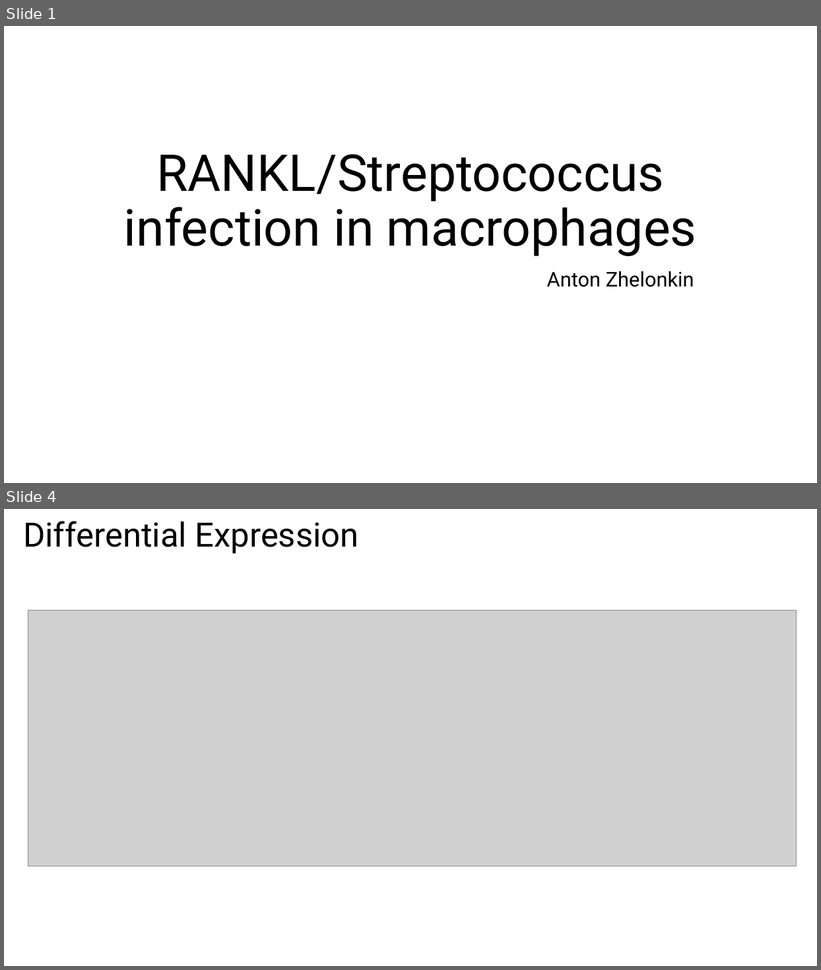
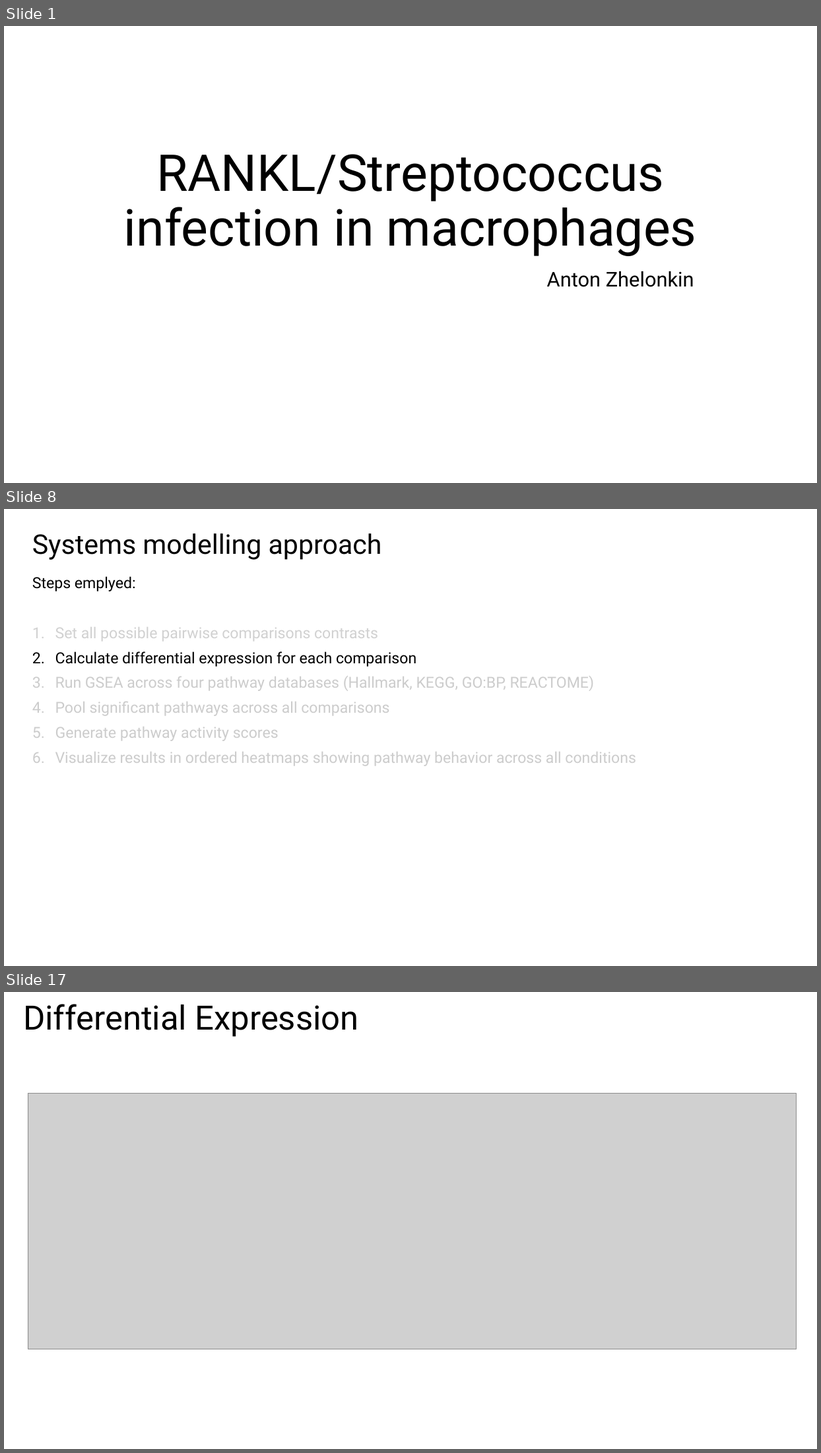
Before and after one commit to MogilenkoLabVUMC/Clara_RANKL_STAR_macrophage_infection, a slide deck: 3_Results/Clara_RANKL.pptx. Shown one above the other, each under a label of ours: slides 1 and 4 before the commit, slides 1, 8 and 17 after it; the slides between them are not shown. The pictures are 821x970 and 821x1453 pixels, drawn with LibreOffice and Linux fonts; fonts in the diff are those of the drawing; grey boxes stand for pictures. Boxes give left, top, right and bottom in pixels: in the first picture for what was removed or moved away, otherwise in the second. Text is boxed around its words. In the diff, an @@ line names an element or a change of style, - is before the commit and + after.

Commit message:
Pooled analysis results

```diff
--- a/3_Results/Clara_RANKL.pptx
+++ b/3_Results/Clara_RANKL.pptx
@@ slide 8 added at (4, 509, 817, 966), background #FFFFFF @@
@@ title added at (32, 533, 382, 560), 32 pt, text #000000 @@
+Systems modelling approach
@@ text added at (32, 576, 636, 766), 18 pt, text #CCCCCC @@
+Steps emplyed:
+1. Set all possible pairwise comparisons contrasts
+2. Calculate differential expression for each comparison
+3. Run GSEA across four pathway databases (Hallmark, KEGG, GO:BP, REACTOME)
+4. Pool significant pathways across all comparisons
+5. Generate pathway activity scores
+6. Visualize results in ordered heatmaps showing pathway behavior across all conditions
@@ what was slide 4 is now slide 17 @@
```
Also in this commit, not shown: 1 slide changed, 13 other slides added, 1 slide removed, 41 other files.
